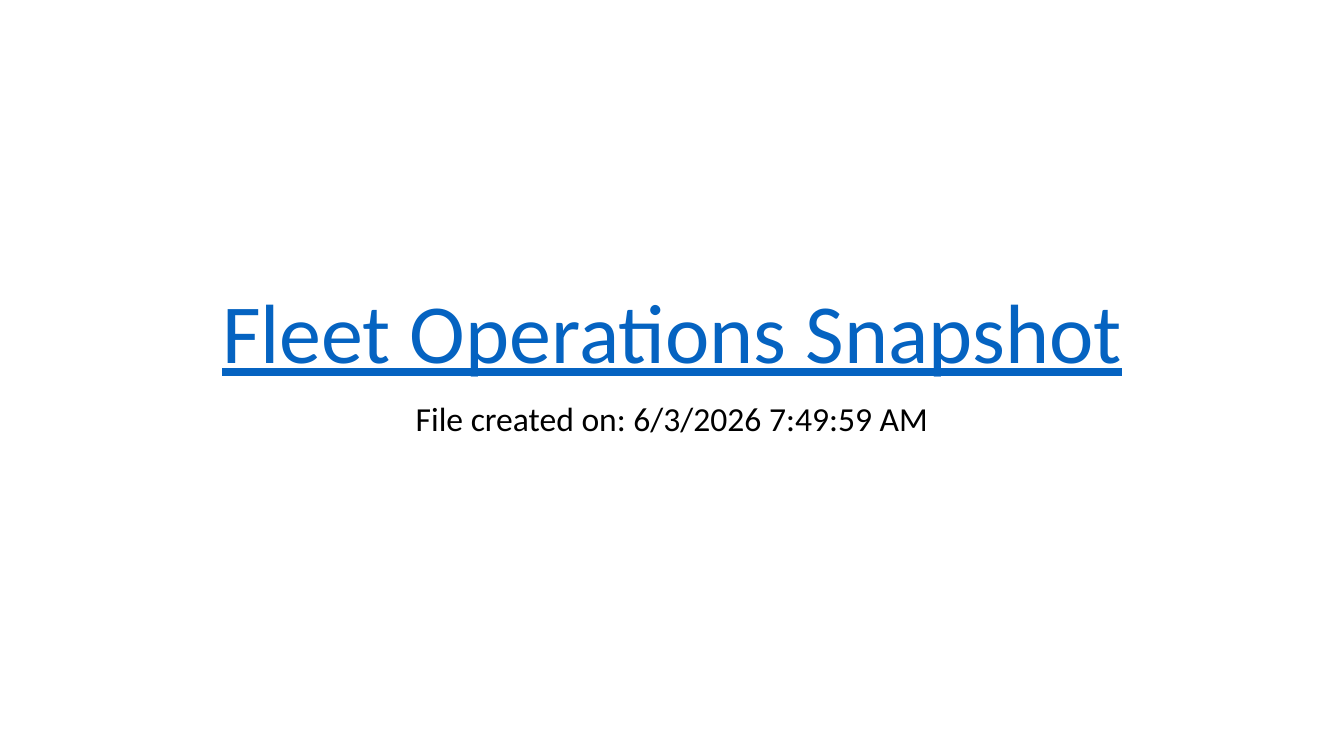
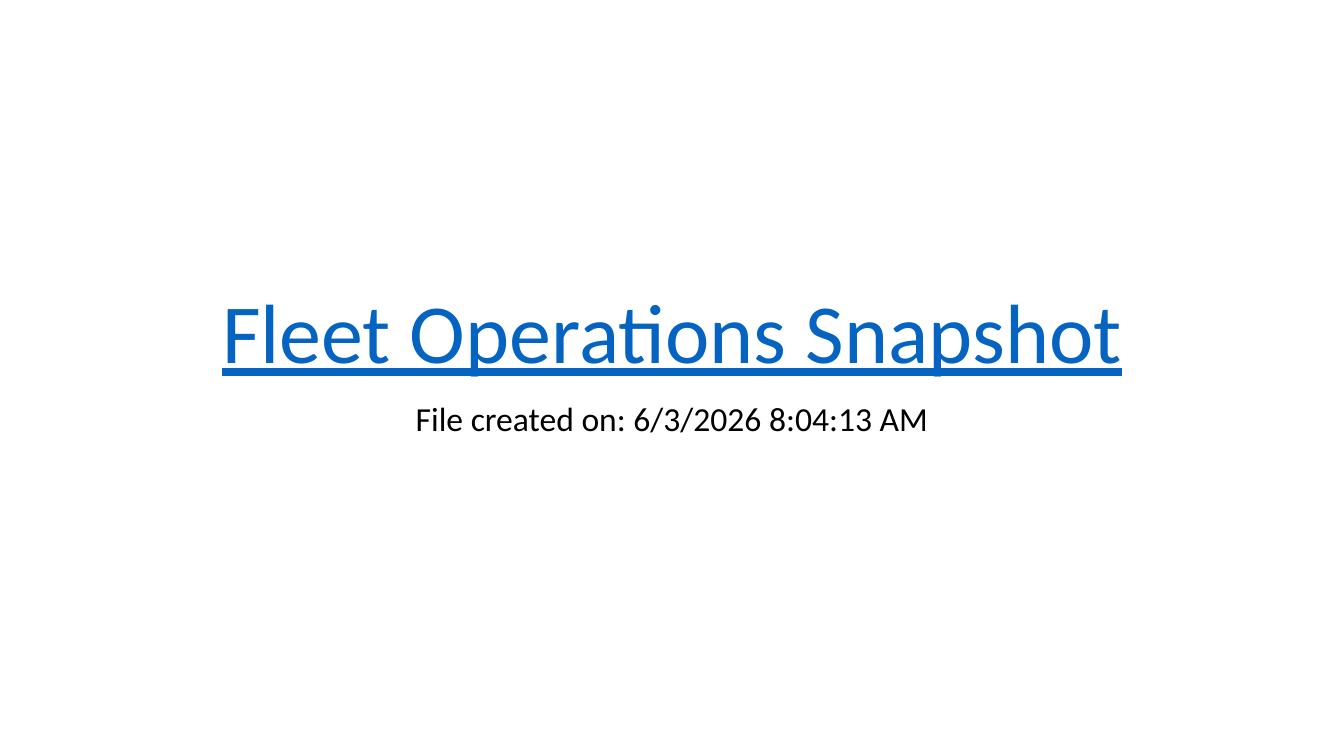
Before and after one commit to hamodikk/fleet_data_quality_automation_prototype, a slide deck: slide 1 of Tableau/exports/Fleet Operations Snapshot.pptx. Drawn at 1344x756 pixels with LibreOffice and Linux fonts; fonts in the diff are those of the drawing. Boxes give left, top, right and bottom in pixels: in the first picture for what was removed or moved away, otherwise in the second. Text is boxed around its words. In the diff, an @@ line names an element or a change of style, - is before the commit and + after.

```diff
--- a/Tableau/exports/Fleet Operations Snapshot.pptx
+++ b/Tableau/exports/Fleet Operations Snapshot.pptx
@@ subtitle at box(416, 407, 928, 433): text changed @@
-File created on: 6/3/2026 7:49:59 AM
+File created on: 6/3/2026 8:04:13 AM
```
Also in this commit, not shown: 5 other files.
